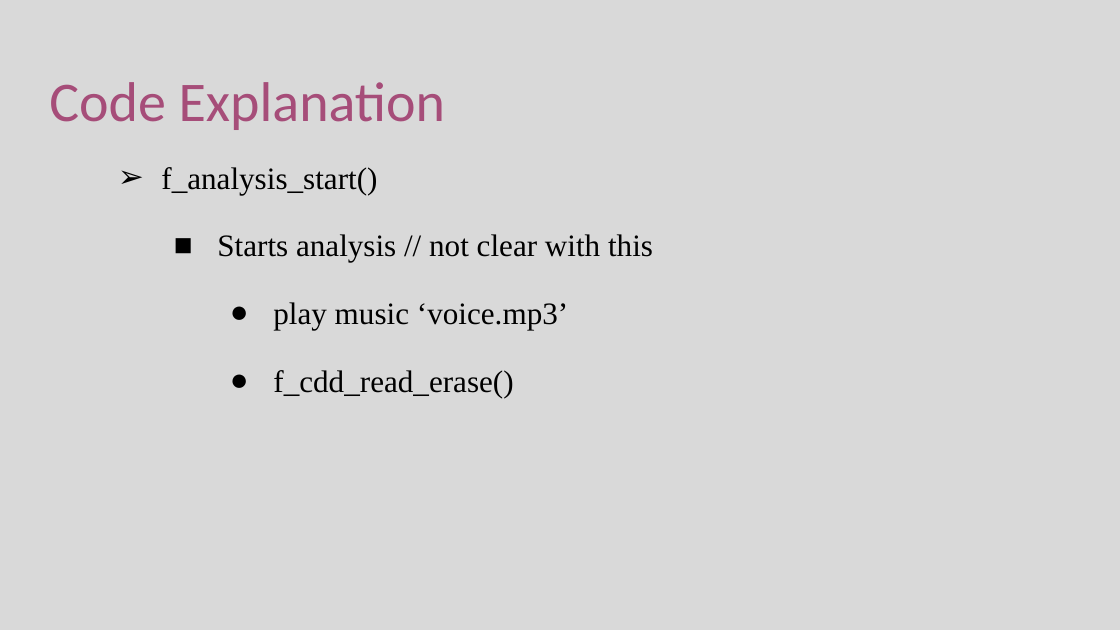
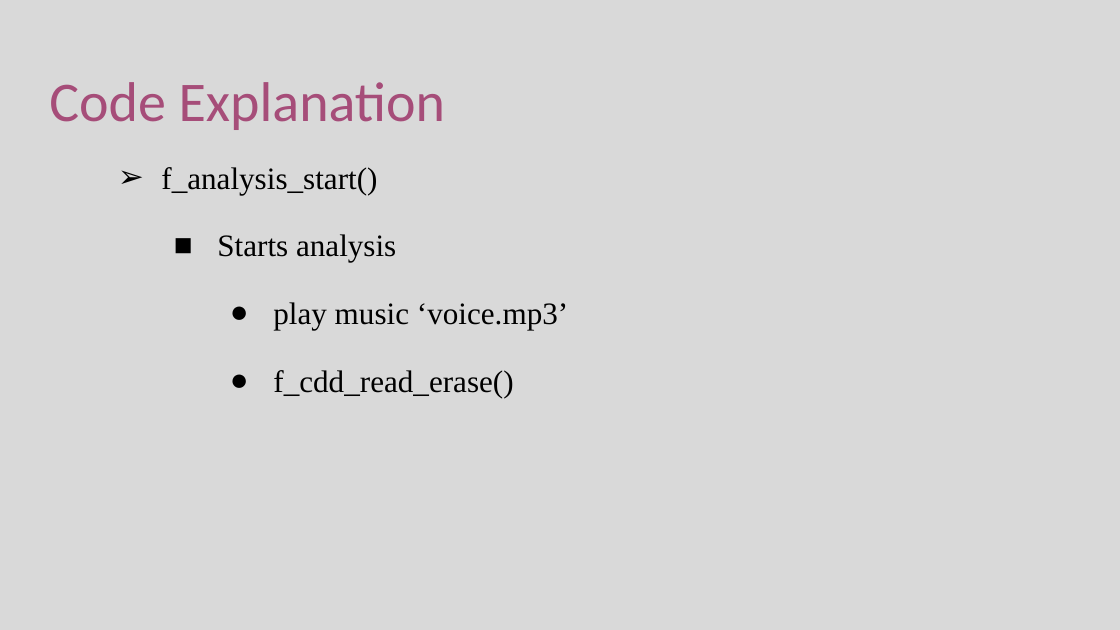
Before and after one commit to cs537-Fall-2015/CheMin, a slide deck: slide 24 of bin/resources/Documentation/Source files/Pretentation.pptx. Drawn at 1120x630 pixels with LibreOffice and Linux fonts; fonts in the diff are those of the drawing. Boxes give left, top, right and bottom in pixels: in the first picture for what was removed or moved away, otherwise in the second. Text is boxed around its words. In the diff, an @@ line names an element or a change of style, - is before the commit and + after.

```diff
--- a/bin/resources/Documentation/Source files/Pretentation.pptx
+++ b/bin/resources/Documentation/Source files/Pretentation.pptx
@@ text at bbox=[217, 234, 396, 262]: text changed @@
-    ■ Starts analysis // not clear with this
+    ■ Starts analysis
```
Also in this commit, not shown: 2 other files.
